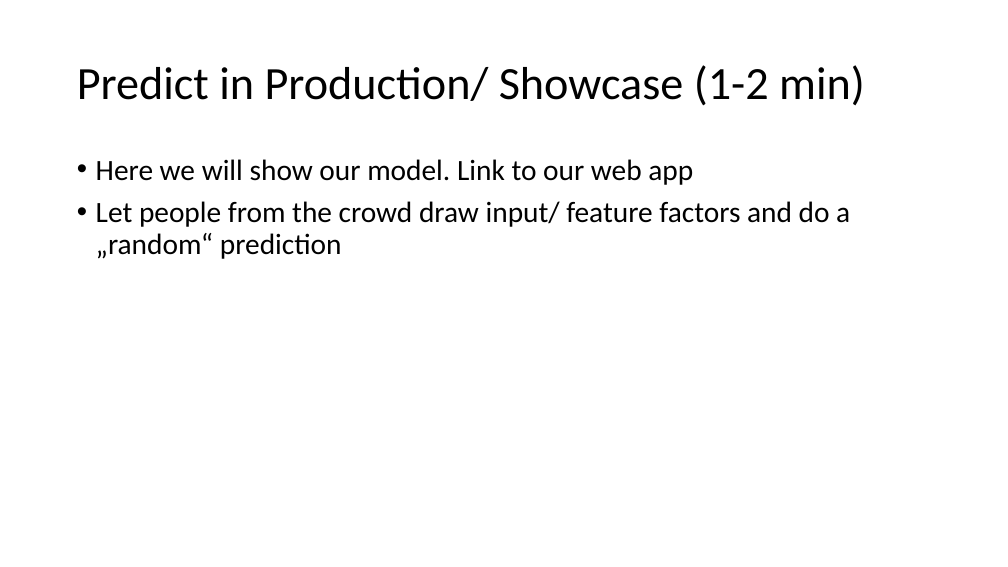
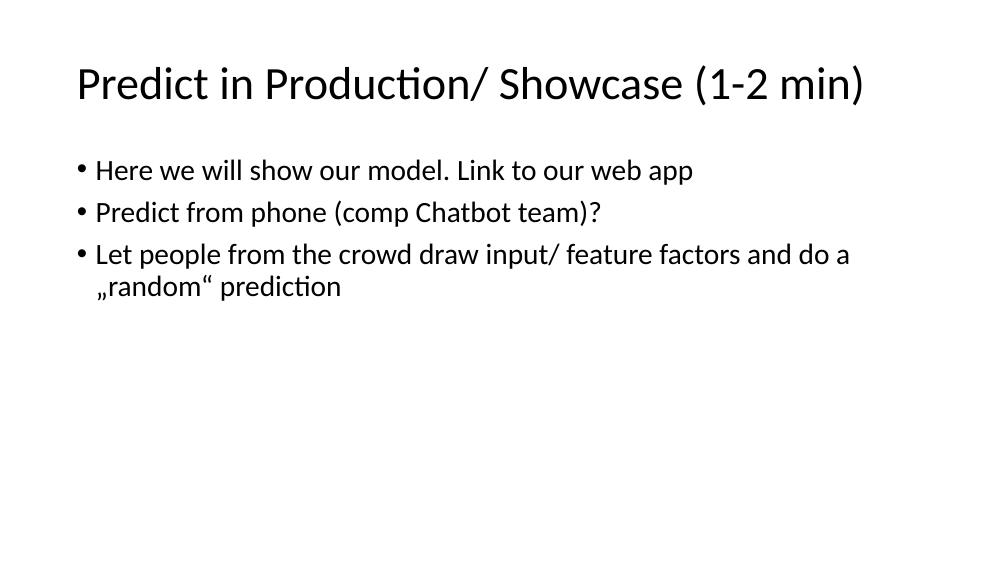
Before and after one commit to NoahDarwich/portest, a slide deck: slide 7 of Draft Pro-Test Demo Day Presentation.pptx (slide 6 before the commit). Drawn at 1008x567 pixels with LibreOffice and Linux fonts; fonts in the diff are those of the drawing. Boxes give left, top, right and bottom in pixels: in the first picture for what was removed or moved away, otherwise in the second. Text is boxed around its words. In the diff, an @@ line names an element or a change of style, - is before the commit and + after.

```diff
--- a/Draft Pro-Test Demo Day Presentation.pptx
+++ b/Draft Pro-Test Demo Day Presentation.pptx
@@ text at (x1=96, y1=200, x2=602, y2=227): paragraph added @@
+• Predict from phone (comp Chatbot team)?
```
Also in this commit, not shown: 2 other slides changed, 2 slides added, 1 slide removed.
